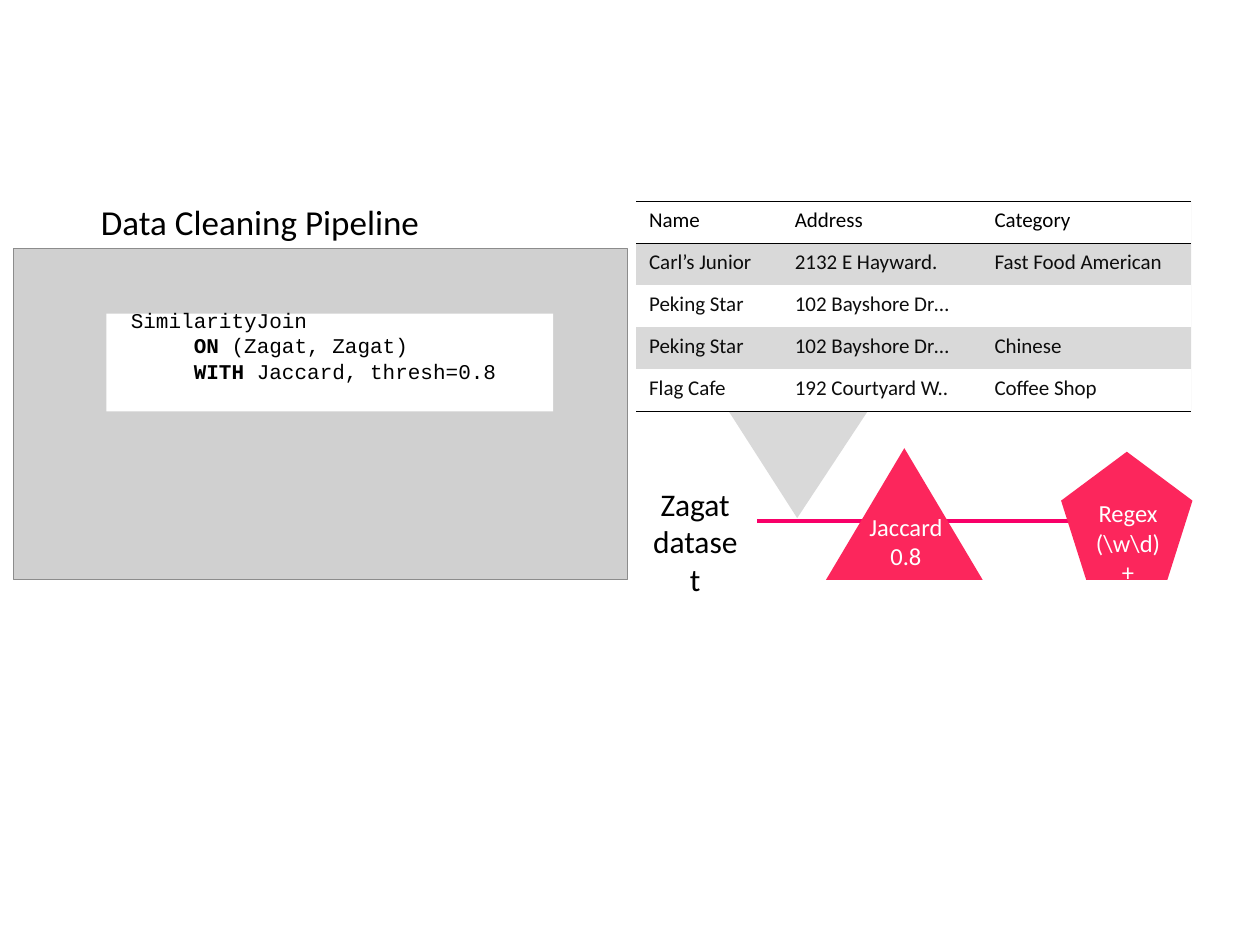
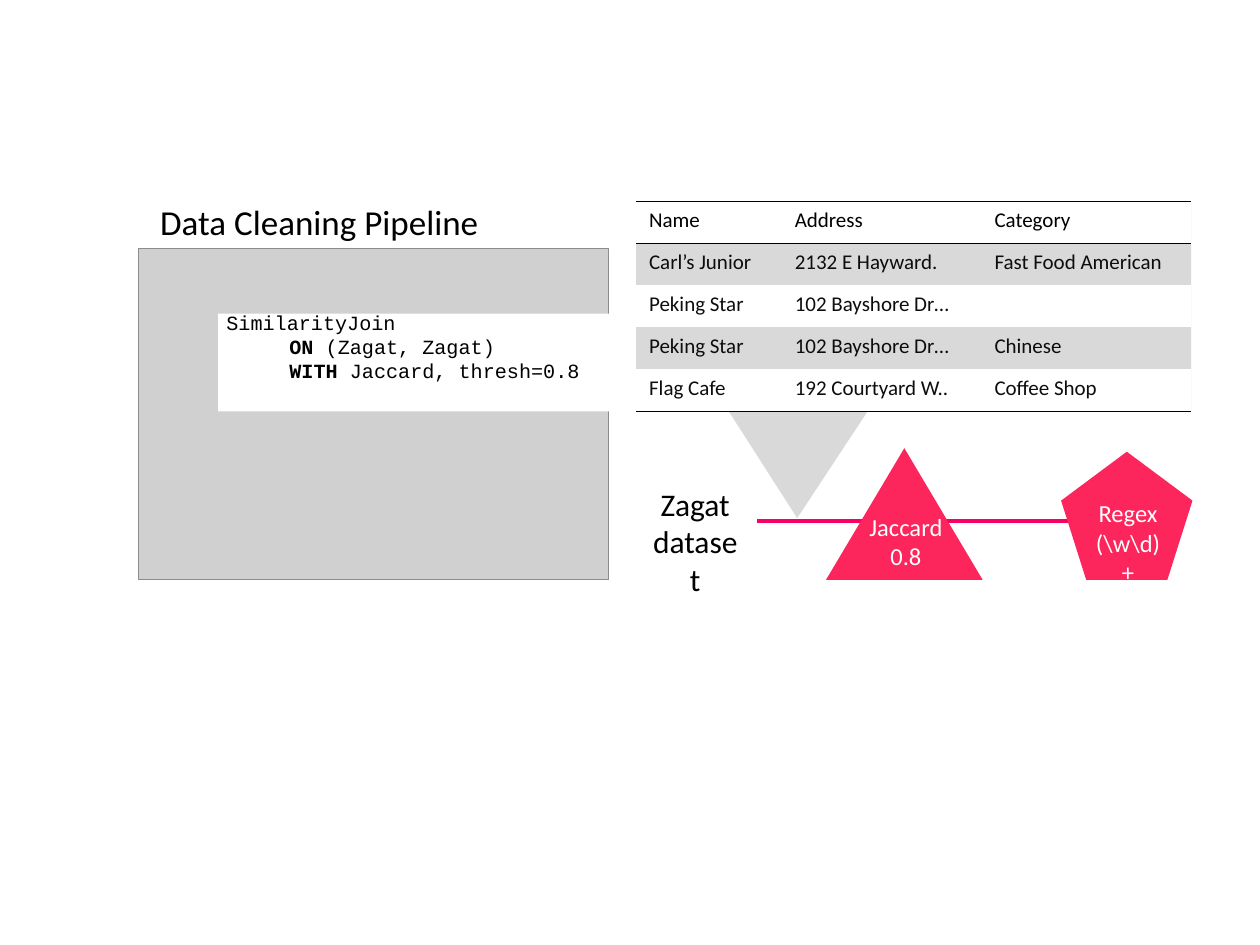
Before and after one commit to sjyk/vldb15-demo, a slide deck: slide 7 of figs/screenshot_diagrams.pptx. Drawn at 1260x945 pixels with LibreOffice and Linux fonts; fonts in the diff are those of the drawing; grey boxes stand for pictures. Boxes give left, top, right and bottom in pixels: in the first picture for what was removed or moved away, otherwise in the second. Text is boxed around its words. In the diff, an @@ line names an element or a change of style, - is before the commit and + after.

```diff
--- a/figs/screenshot_diagrams.pptx
+++ b/figs/screenshot_diagrams.pptx
@@ text "Data Cleaning Pipeline": place and size @@
-text "Data Cleaning Pipeline" at [101,210,419,241]
+text "Data Cleaning Pipeline" at [160,210,478,241]
@@ picture: place and size @@
-picture at [14,248,627,580]
+picture at [139,248,609,580]
@@ text "SimilarityJoin": place and size @@
-text "SimilarityJoin" at [131,313,496,383]
+text "SimilarityJoin" at [226,316,580,382]
@@ text "SimilarityJoin" at [226,316,580,382]: size 12 to 11.5 pt @@
@@ rectangle: place and size @@
-rectangle at [106,314,553,412]
+rectangle at [218,314,665,412]
```
Also in this commit, not shown: 1 other slide changed, 3 other files.
